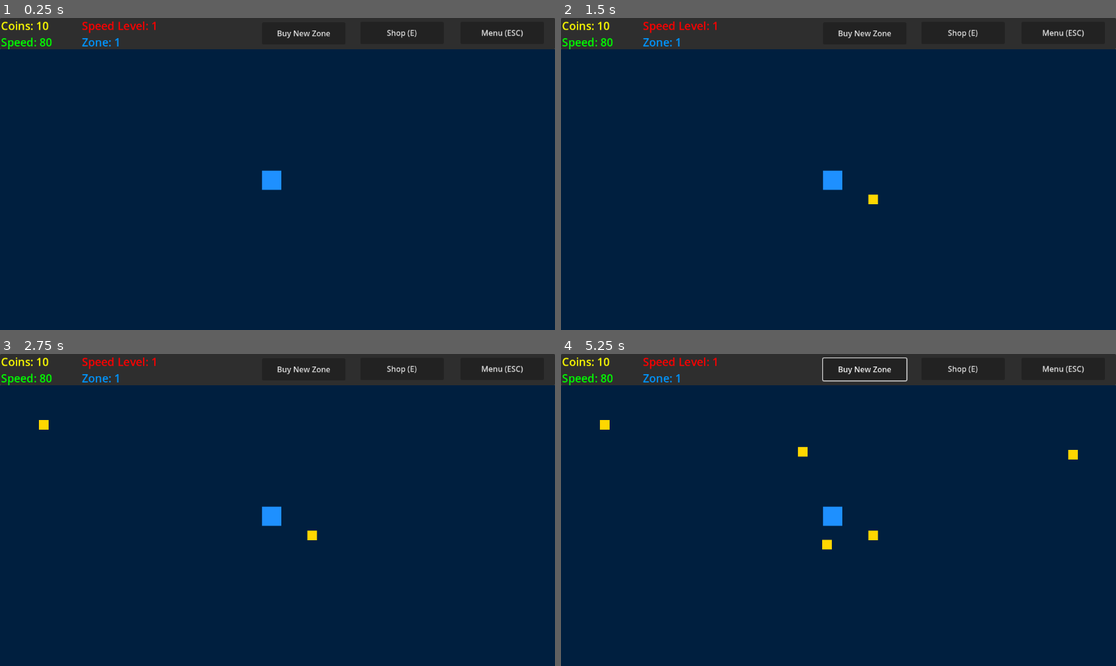
Above: before the commit, frames 1-4 (two rows, left to right).
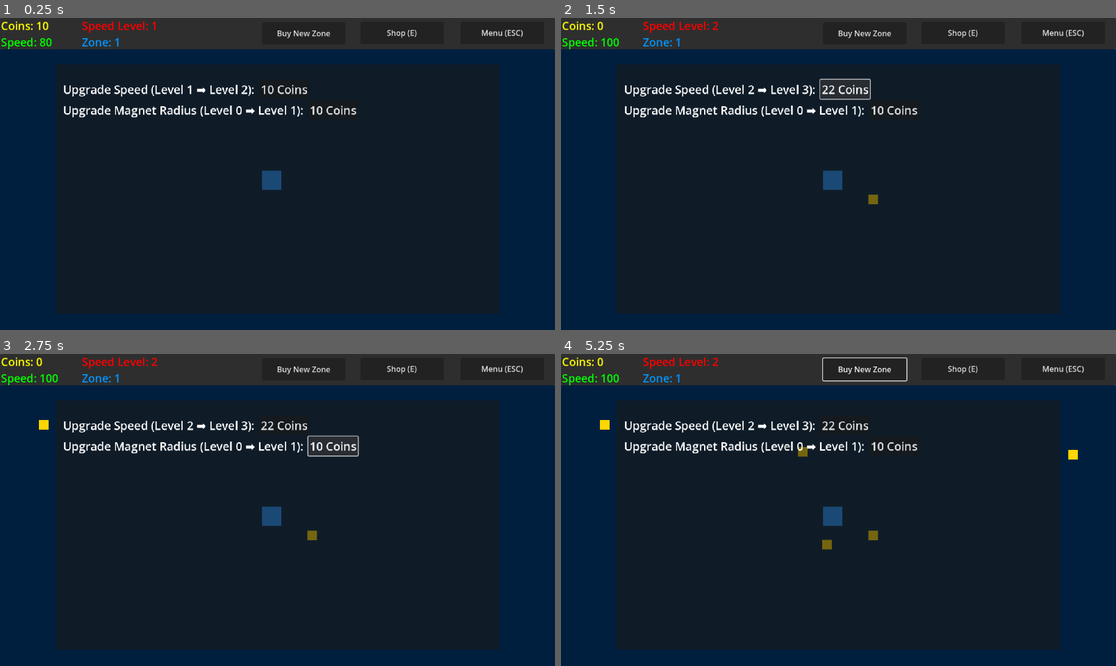
Above: after the commit, the same moments.

Repository: CD1FOX/golden-grind
Game: Godot game, scene res://Scenes/Worlds/Zone 1 - 10/zone1.tscn
Same seed, same stepped clock (60 frames per second), same inputs: the game is played once before the commit and once after it.
Inputs (mouse positions are in pixels of both pictures, inside the frame that each line leads up to):
- Up to frame 1 (0.25 s): no input
- Up to frame 2 (1.5 s): click (844, 89) at 0.5 s, where only the run after the commit has a clickable "10 Coins"; click (844, 89) at 1.25 s, where only the run after the commit has a clickable "22 Coins"
- Up to frame 3 (2.75 s): click (333, 447) at 2 s, where only the run after the commit has a clickable "10 Coins"
- Up to frame 4 (5.25 s): click "Buy New Zone" at 2.75 s; click "Buy New Zone" at 3.5 s; click "Confirm" at 4.25 s; click "OK" at 5 s

The runs differ from the first frame. In frame 1, 2.5% of the frame differs, in the area x 11-65%, y 19-56%; in frame 2, 2.8%; in frame 3, 2.8%; in frame 4, 2.8%, in the area x 6-65%, y 1-63%.

Commit message:
Update
feat: Added magnet skill

Attracts coins in certain radius

Diff:
--- a/Scenes/Entitys/Player/Scripts/player.gd
+++ b/Scenes/Entitys/Player/Scripts/player.gd
@@ -13,3 +13,9 @@
 
 	position.x = clamp(position.x, 20, (screen_size.x - 20))
 	position.y = clamp(position.y, 85, (screen_size.y - 20))
+
+
+func _on_magnet_area_entered(area: Area2D) -> void:
+	if area.is_in_group("coin"):
+		Global.coin += 1
+		area.queue_free()
--- a/Scenes/Entitys/Player/player.tscn
+++ b/Scenes/Entitys/Player/player.tscn
@@ -1,9 +1,11 @@
-[gd_scene load_steps=3 format=3 uid="uid://dd64hgbnd46mj"]
+[gd_scene load_steps=4 format=3 uid="uid://dd64hgbnd46mj"]
 
 [ext_resource type="Script" uid="uid://b6mcg5s5ia7yp" path="res://Scenes/Entitys/Player/Scripts/player.gd" id="1_f454u"]
 
 [sub_resource type="RectangleShape2D" id="RectangleShape2D_44pxb"]
 size = Vector2(40, 40)
+
+[sub_resource type="CircleShape2D" id="CircleShape2D_f454u"]
 
 [node name="Player" type="CharacterBody2D"]
 script = ExtResource("1_f454u")
@@ -17,3 +19,11 @@
 
 [node name="CollisionShape2D" type="CollisionShape2D" parent="."]
 shape = SubResource("RectangleShape2D_44pxb")
+
+[node name="Magnet" type="Area2D" parent="."]
+
+[node name="CollisionShape2D" type="CollisionShape2D" parent="Magnet"]
+scale = Vector2(4, 4)
+shape = SubResource("CircleShape2D_f454u")
+
+[connection signal="area_entered" from="Magnet" to="." method="_on_magnet_area_entered"]
--- a/Scenes/Logic/Coin Spawner/coin_spawner.gd
+++ b/Scenes/Logic/Coin Spawner/coin_spawner.gd
@@ -22,6 +22,7 @@
 	if valid:
 		var coin = coin_scene.instantiate()
 		coin.position = spawn_pos
+		coin.add_to_group("coin")
 		get_parent().add_child(coin)
 	else:
 		print("⚠ No valid position found after", max_tries, "tries")
--- a/Scenes/UI/Shop/shop_menu.gd
+++ b/Scenes/UI/Shop/shop_menu.gd
@@ -1,7 +1,9 @@
 extends Control
 
-@onready var speed_label = $Panel/GridContainer/Speed
-@onready var speed_button = $Panel/GridContainer/UpgradeButton
+@onready var speed_label = $Panel/VBoxContainer/Speed/Speed
+@onready var speed_button = $Panel/VBoxContainer/Speed/SpeedUpgradeButton
+
+
 
 func _process(_delta: float) -> void:
 	if Input.is_action_just_pressed("Open Shop"):
@@ -11,7 +13,11 @@
 	speed_button.text = "%d Coins" % Global.speed_cost
 
 
-func _on_upgrade_button_pressed() -> void:
+func _on_magnet_upgrade_button_pressed() -> void:
+	pass # Replace with function body.
+
+
+func _on_speed_upgrade_button_pressed() -> void:
 	if Global.coin >= Global.speed_cost:
 		Global.coin -= Global.speed_cost
 		Global.speed_level += 1
--- a/Scenes/UI/Shop/shop_popup.tscn
+++ b/Scenes/UI/Shop/shop_popup.tscn
@@ -3,7 +3,6 @@
 [ext_resource type="Script" uid="uid://6wo25b6qnn60" path="res://Scenes/UI/Shop/shop_menu.gd" id="1_mg8pq"]
 
 [node name="ShopPopup" type="Control"]
-visible = false
 layout_mode = 3
 anchors_preset = 0
 offset_right = 40.0
@@ -18,23 +17,38 @@
 offset_bottom = 744.0
 scale = Vector2(0.8, 0.8)
 
-[node name="GridContainer" type="GridContainer" parent="Panel"]
+[node name="VBoxContainer" type="VBoxContainer" parent="Panel"]
 layout_mode = 0
-offset_top = 30.0
-offset_right = 851.0
-offset_bottom = 107.0
-theme_override_constants/h_separation = 20
-theme_override_constants/v_separation = 20
-columns = 5
+offset_left = 20.0
+offset_top = 40.0
+offset_right = 674.0
+offset_bottom = 90.0
 
-[node name="Speed" type="Label" parent="Panel/GridContainer"]
+[node name="Speed" type="HBoxContainer" parent="Panel/VBoxContainer"]
+layout_mode = 2
+
+[node name="Speed" type="Label" parent="Panel/VBoxContainer/Speed"]
 layout_mode = 2
 theme_override_font_sizes/font_size = 30
 text = "Upgrade Speed (Level 0 ➡️ Level 1): "
 
-[node name="UpgradeButton" type="Button" parent="Panel/GridContainer"]
+[node name="SpeedUpgradeButton" type="Button" parent="Panel/VBoxContainer/Speed"]
 layout_mode = 2
 theme_override_font_sizes/font_size = 30
 text = "10 Coins"
 
-[connection signal="pressed" from="Panel/GridContainer/UpgradeButton" to="." method="_on_upgrade_button_pressed"]
+[node name="Magnet" type="HBoxContainer" parent="Panel/VBoxContainer"]
+layout_mode = 2
+
+[node name="Magnet" type="Label" parent="Panel/VBoxContainer/Magnet"]
+layout_mode = 2
+theme_override_font_sizes/font_size = 30
+text = "Upgrade Magnet Radius (Level 0 ➡️ Level 1): "
+
+[node name="MagnetUpgradeButton" type="Button" parent="Panel/VBoxContainer/Magnet"]
+layout_mode = 2
+theme_override_font_sizes/font_size = 30
+text = "10 Coins"
+
+[connection signal="pressed" from="Panel/VBoxContainer/Speed/SpeedUpgradeButton" to="." method="_on_speed_upgrade_button_pressed"]
+[connection signal="pressed" from="Panel/VBoxContainer/Magnet/MagnetUpgradeButton" to="." method="_on_magnet_upgrade_button_pressed"]
